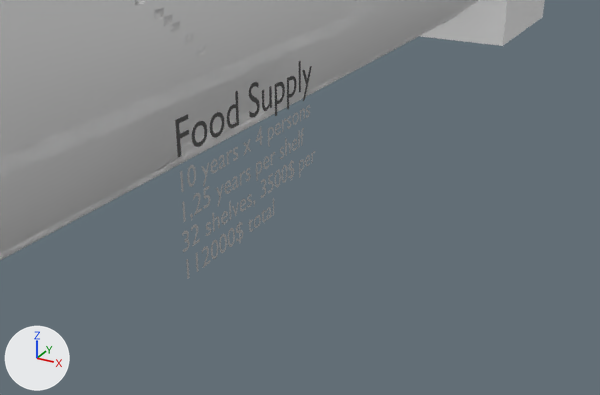
Renders of the Blender file blender/Bunker/Bunker.blend from each side of a commit.
The view is the same before and after, from a 50 mm lens placed at (17.7, -4.74, 1.75), pointed at (17.08, -3.61, 1.18). Lighting does not change. The marker at lower left points along +X, +Y and +Z.

The first picture shows '1.25years food.002', 'Annotation.003', 'Cube', 'Cylinder.001', 'Floor.003', 'Floor.004', 'Text.005'.
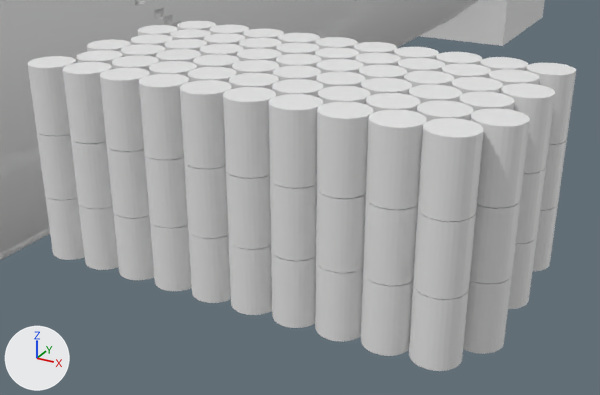
Edits to the scene script, one JSON object a line:
```json
{"op": "remove", "block": "ob_cylinder", "code": "ob_cylinder.hide_set(True)"}
```

Pixel boxes (x1, y1, x2, y2) of what changed, in the pictures (600 x 395 px):
```json
{"object": "Cylinder", "change": "shown", "after": [27, 21, 576, 371]}
{"object": "Floor.003", "change": "unchanged, covered by the edit", "before": [0, 2, 381, 179], "after": [0, 2, 381, 179]}
{"object": "Text.005", "change": "unchanged, covered by the edit", "before": [180, 105, 315, 278]}
{"object": "Annotation.003", "change": "unchanged, covered by the edit", "before": [175, 61, 312, 157]}
{"object": "Floor.004", "change": "unchanged, covered by the edit", "before": [0, 8, 467, 259], "after": [0, 8, 467, 259]}
```
